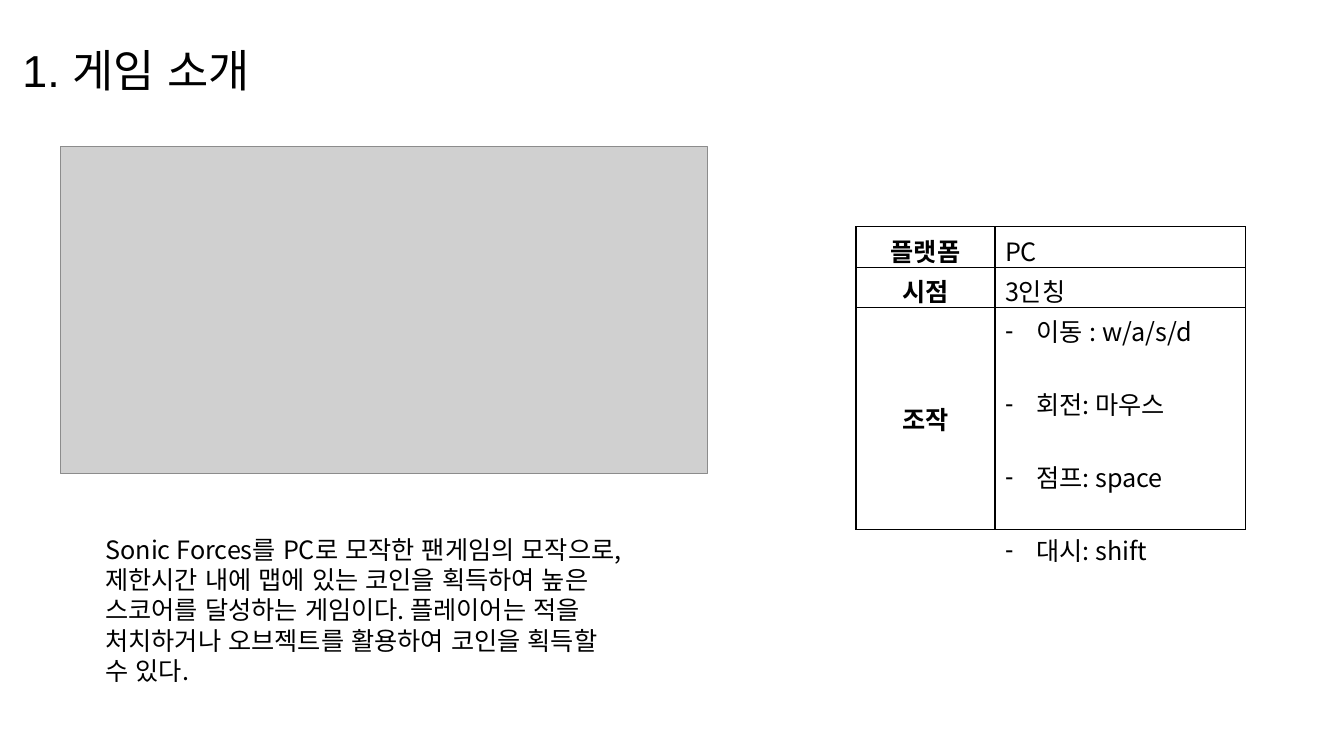
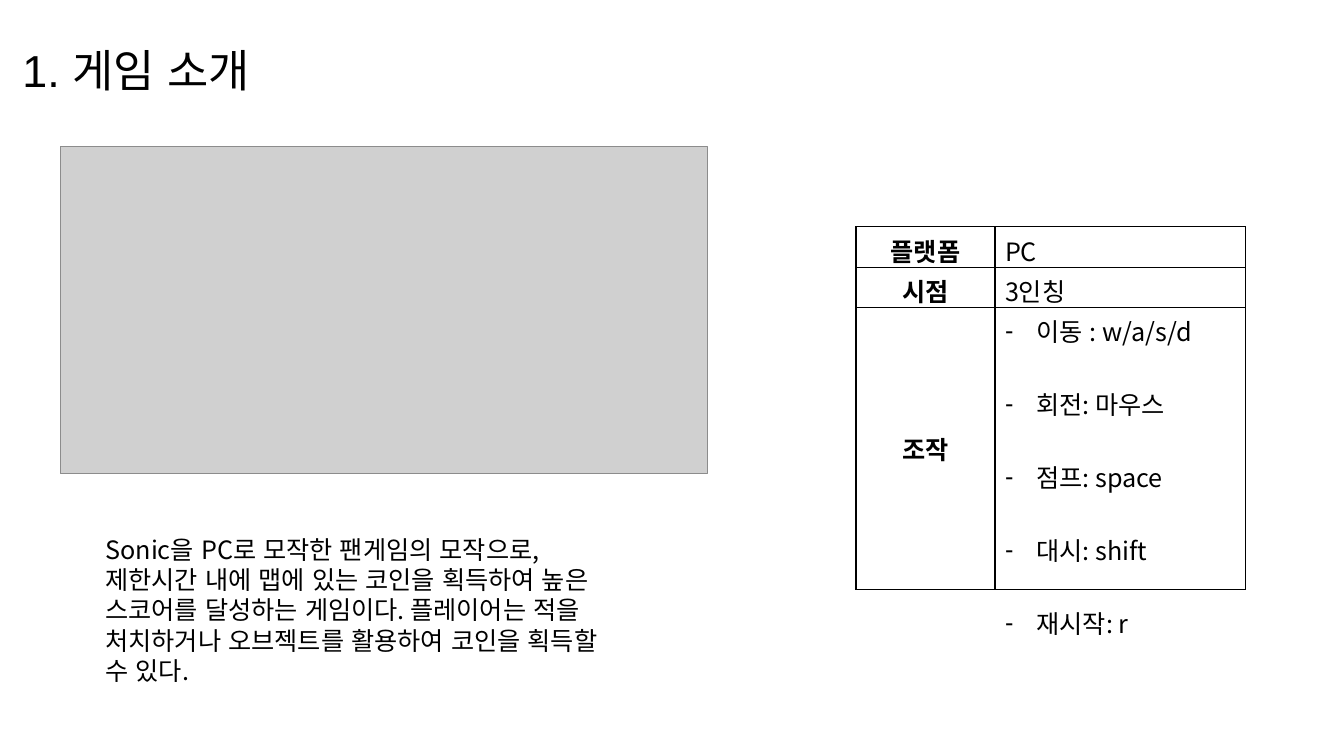
Before and after one commit to chodott/winter_project, a slide deck: slide 2 of Sonic_project.pptx. Drawn at 1344x756 pixels with LibreOffice and Linux fonts; fonts in the diff are those of the drawing; grey boxes stand for pictures. Boxes give left, top, right and bottom in pixels: in the first picture for what was removed or moved away, otherwise in the second. Text is boxed around its words. In the diff, an @@ line names an element or a change of style, - is before the commit and + after.

```diff
--- a/Sonic_project.pptx
+++ b/Sonic_project.pptx
@@ table at [856, 227, 1245, 639] @@
-row 3, column 2: 이동 : w/a/s/d / 회전: 마우스 / 점프: space / 대시: shift
+row 3, column 2: 이동 : w/a/s/d / 회전: 마우스 / 점프: space / 대시: shift / 재시작: r
@@ text at [105, 538, 598, 682]: text changed @@
-Sonic Forces를 PC로 모작한 팬게임의 모작으로,
-제한시간 내에 맵에 있는 코인을 획득하여 높은
-스코어를 달성하는 게임이다. 플레이어는 적을
-처치하거나 오브젝트를 활용하여 코인을 획득할
-수 있다.
+Sonic을 PC로 모작한 팬게임의 모작으로,
+제한시간 내에 맵에 있는 코인을 획득하여 높은
+스코어를 달성하는 게임이다. 플레이어는 적을
+처치하거나 오브젝트를 활용하여 코인을 획득할
+수 있다.
```
Also in this commit, not shown: 3 other slides changed, 2 slides added, 2 other files.
